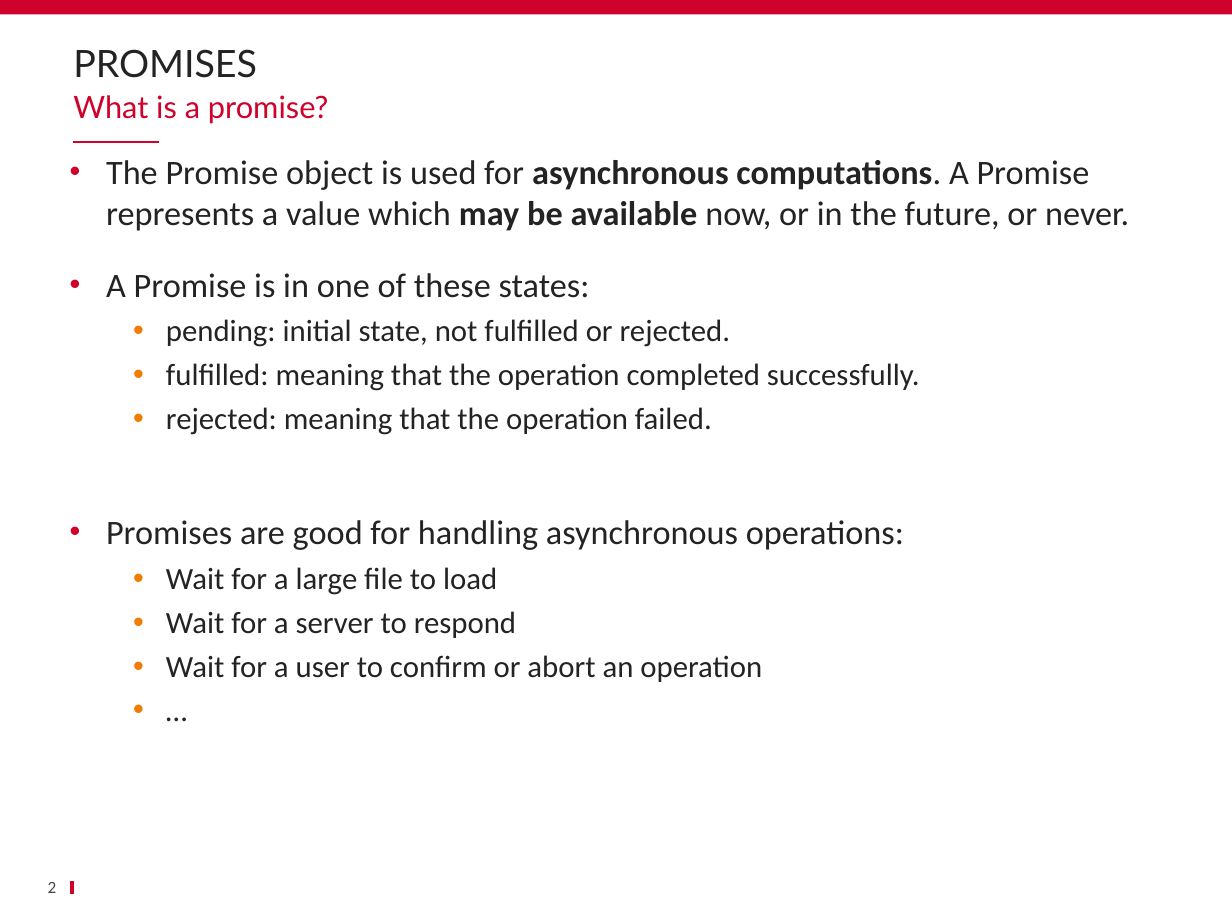
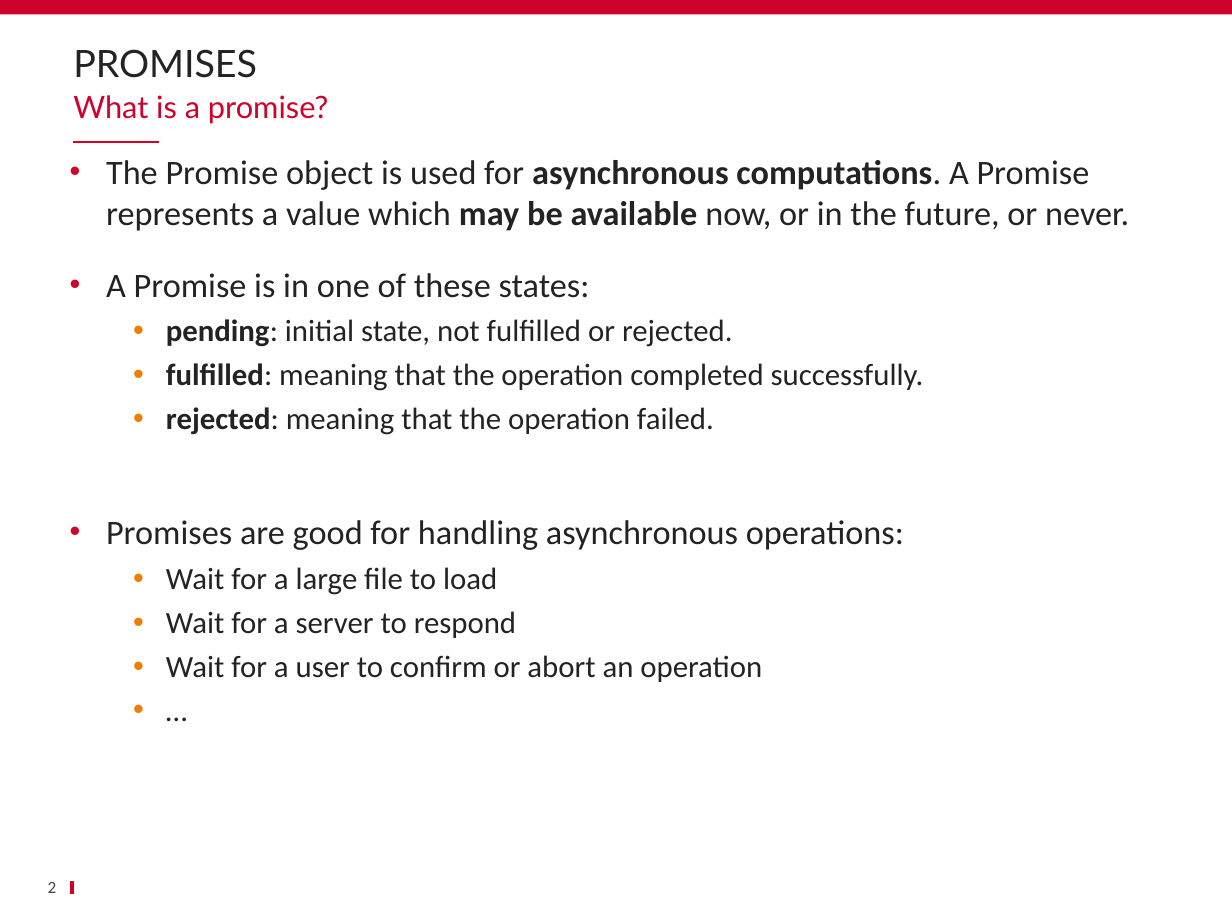
Before and after one commit to schassande/formation-angularjs1, a slide deck: slide 2 of Jour2/08 Promesses/08_Promesses.pptx. Drawn at 1232x924 pixels with LibreOffice and Linux fonts; fonts in the diff are those of the drawing; background and template pictures are left out. Boxes give left, top, right and bottom in pixels: in the first picture for what was removed or moved away, otherwise in the second. Text is boxed around its words. In the diff, an @@ line names an element or a change of style, - is before the commit and + after.

```diff
--- a/Jour2/08 Promesses/08_Promesses.pptx
+++ b/Jour2/08 Promesses/08_Promesses.pptx
@@ text at (166,319,924,435): bold on in "pending:", "fulfilled:", "rejected:" @@
```
Also in this commit, not shown: 2 other slides changed, 2 slides added, 1 slide removed, 6 other files.
